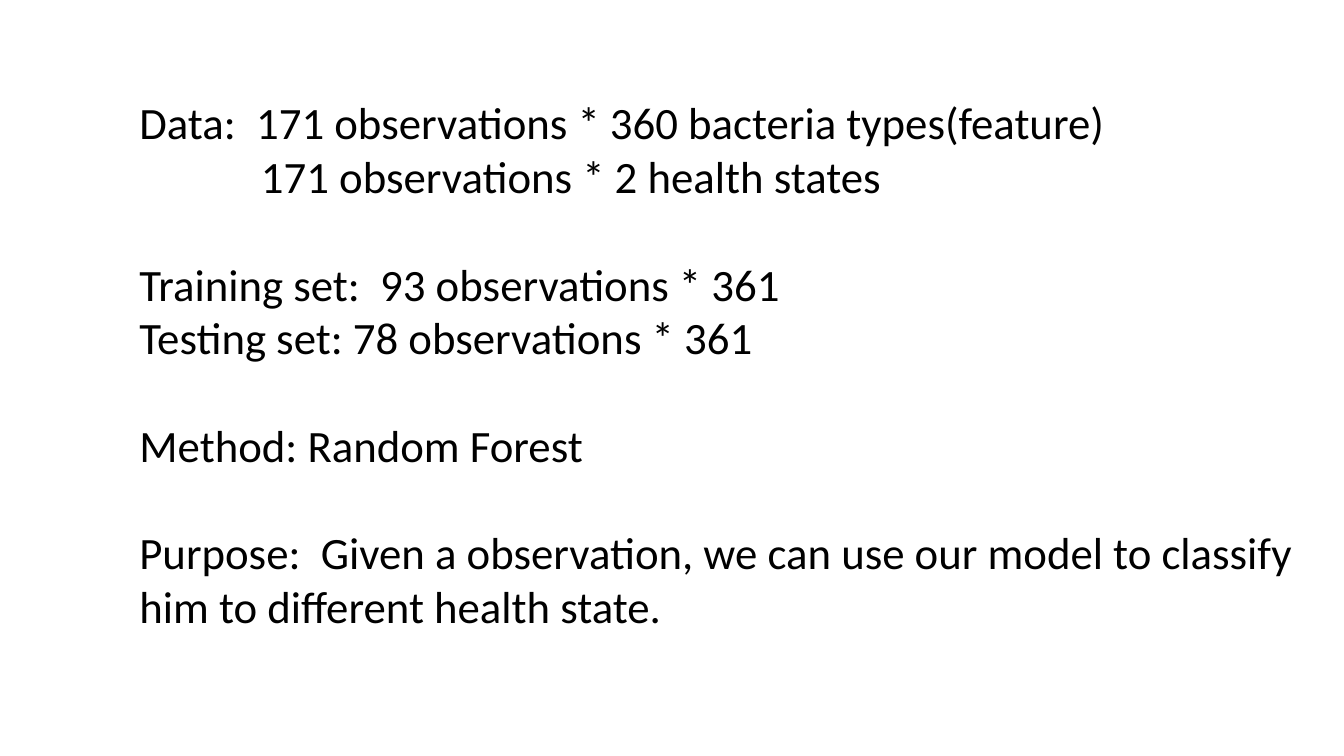
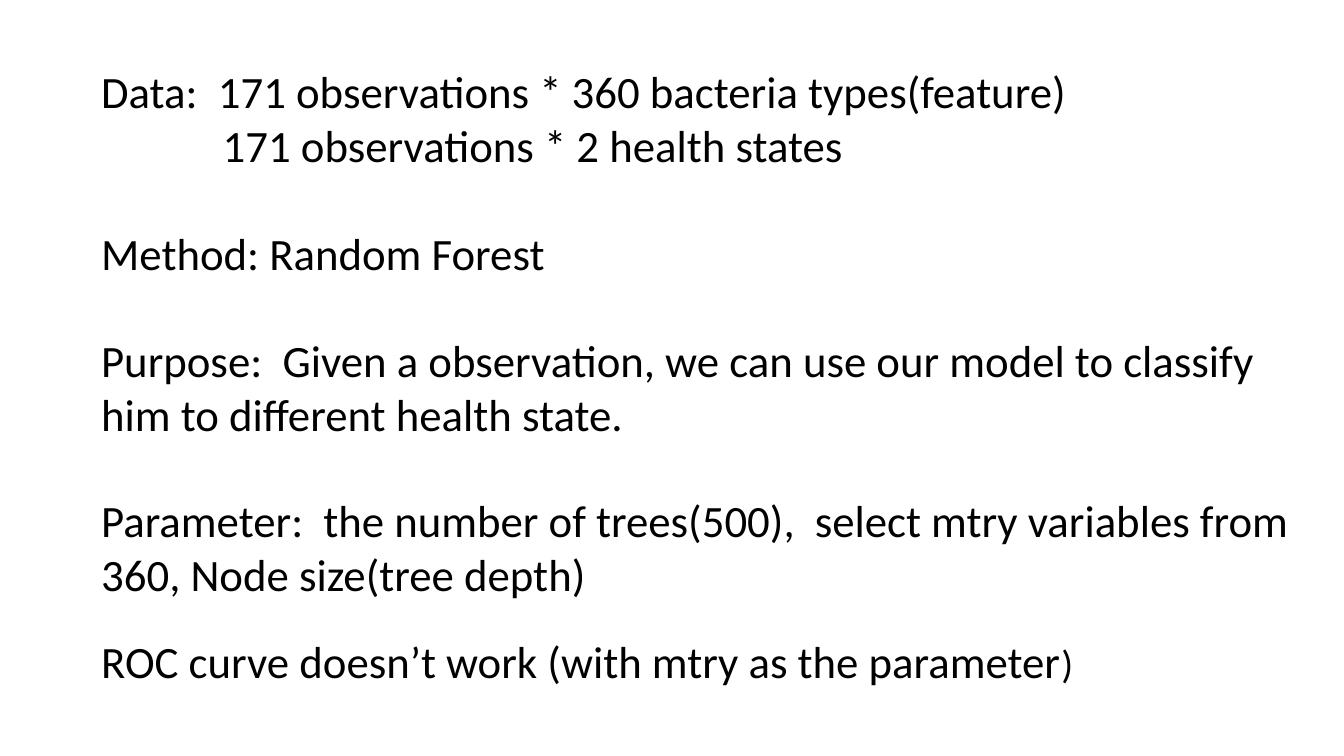
Before and after one commit to juyanmei/Digging-into-Metagenomic-Data, a slide deck: slide 1 of rf_Ningyu.pptx. Drawn at 1344x756 pixels with LibreOffice and Linux fonts; fonts in the diff are those of the drawing. Boxes give left, top, right and bottom in pixels: in the first picture for what was removed or moved away, otherwise in the second. Text is boxed around its words. In the diff, an @@ line names an element or a change of style, - is before the commit and + after.

```diff
--- a/rf_Ningyu.pptx
+++ b/rf_Ningyu.pptx
@@ text "Data: 171 observations * 360 ...": place and size @@
-text "Data: 171 observations * 360 ..." at bbox=[139, 106, 1292, 624]
+text "Data: 171 observations * 360 ..." at bbox=[101, 75, 1253, 432]
@@ text at bbox=[139, 270, 779, 362]: paragraphs removed @@
-Training set: 93 observations * 361
-Testing set: 78 observations * 361
@@ text added at bbox=[101, 504, 1288, 599], 32 pt, text #000000 @@
+Parameter: the number of trees(500), select mtry variables from
+360, Node size(tree depth)
@@ text added at bbox=[101, 645, 1060, 686], 32 pt, text #000000 @@
+ROC curve doesn’t work (with mtry as the parameter)
```
Also in this commit, not shown: 6 slides added, 1 slide removed, 12 other files.
